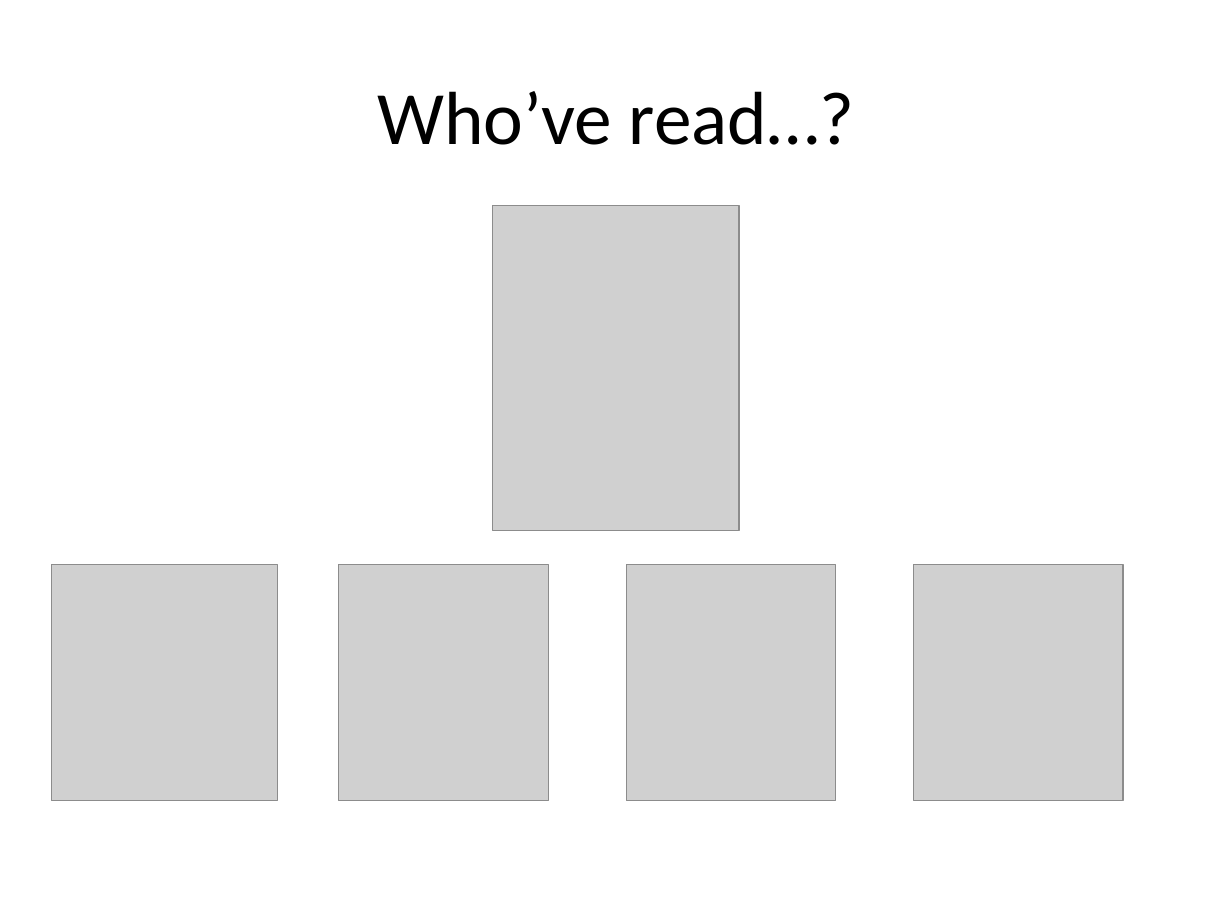
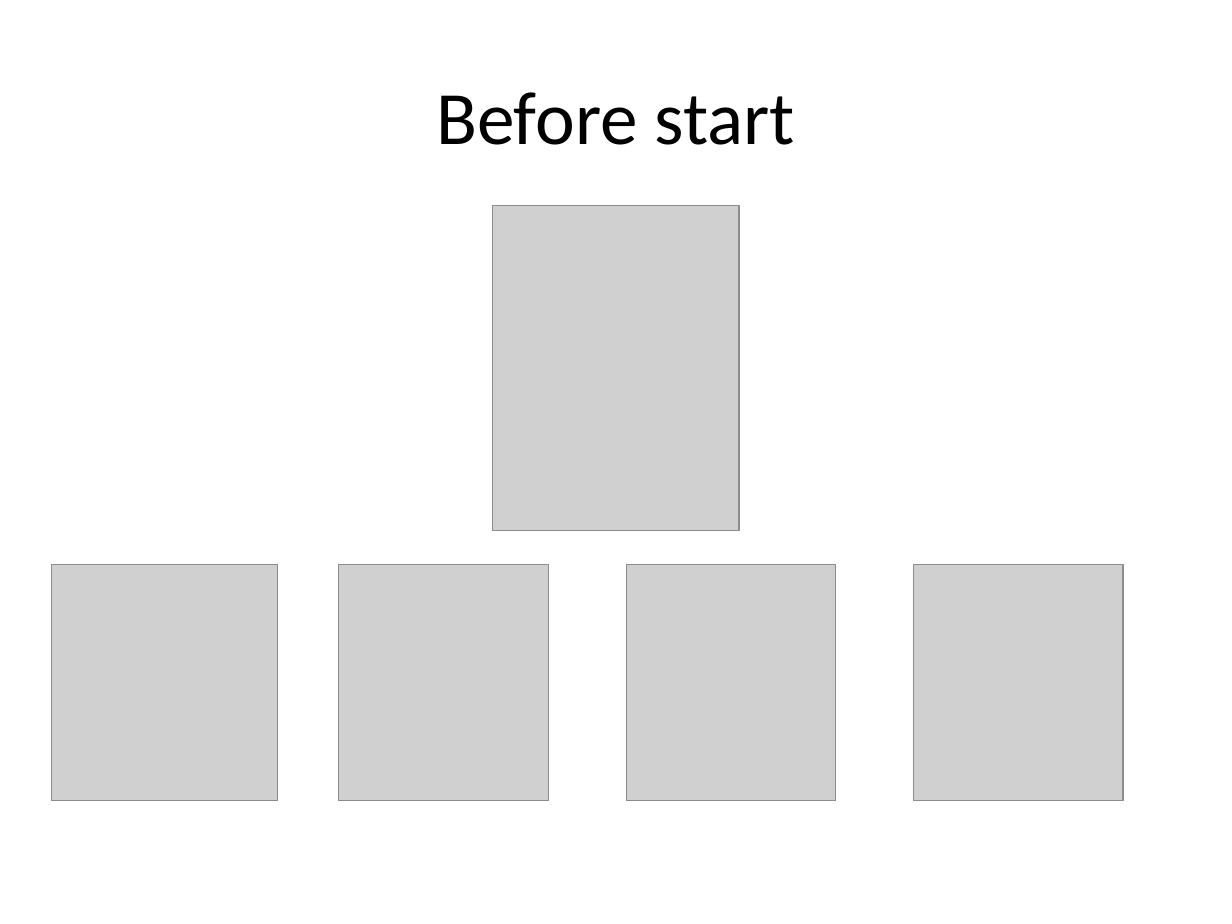
Before and after one commit to arturtv/dddpresentation, a slide deck: slide 2 of Domain-DrivenDesign.A.Trosin.pptx. Drawn at 1232x924 pixels with LibreOffice and Linux fonts; fonts in the diff are those of the drawing; grey boxes stand for pictures. Boxes give left, top, right and bottom in pixels: in the first picture for what was removed or moved away, otherwise in the second. Text is boxed around its words. In the diff, an @@ line names an element or a change of style, - is before the commit and + after.

```diff
--- a/Domain-DrivenDesign.A.Trosin.pptx
+++ b/Domain-DrivenDesign.A.Trosin.pptx
@@ title at (x1=436, y1=92, x2=795, y2=145): text changed @@
-Who’ve read…?
+Before start
```
